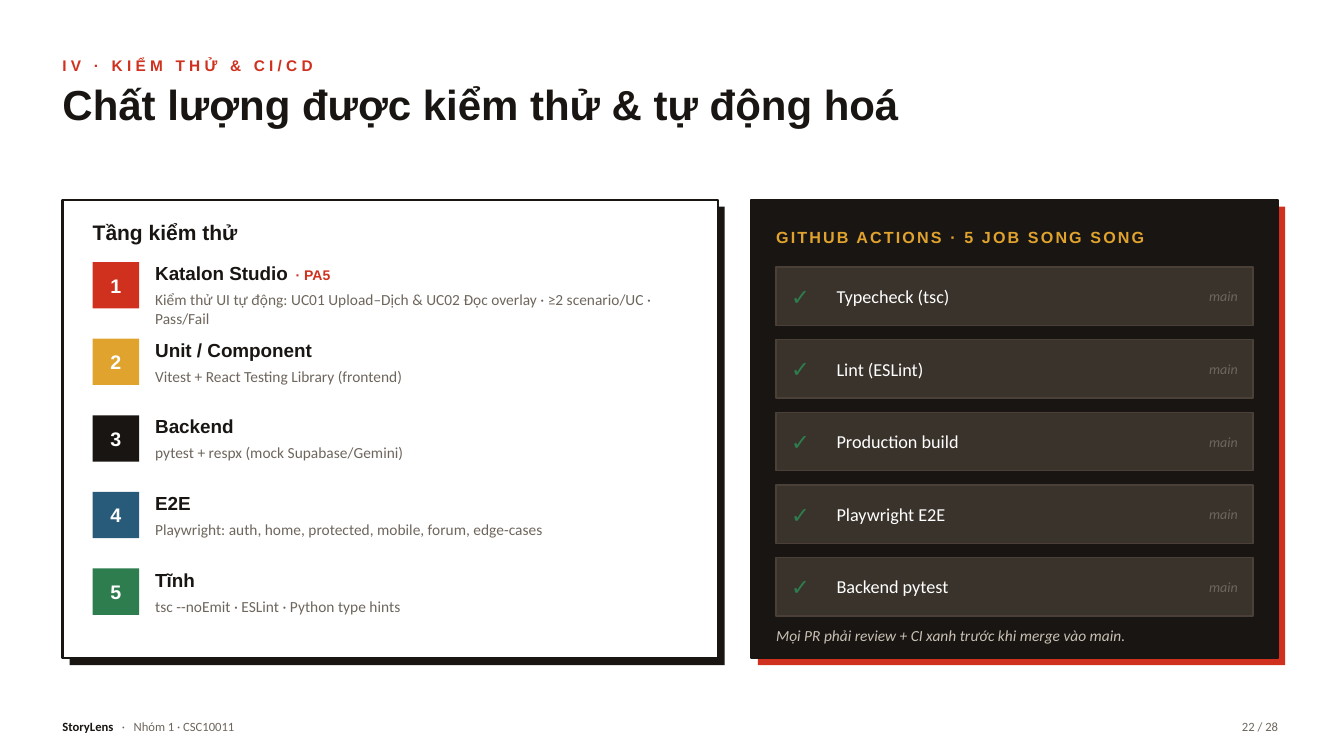
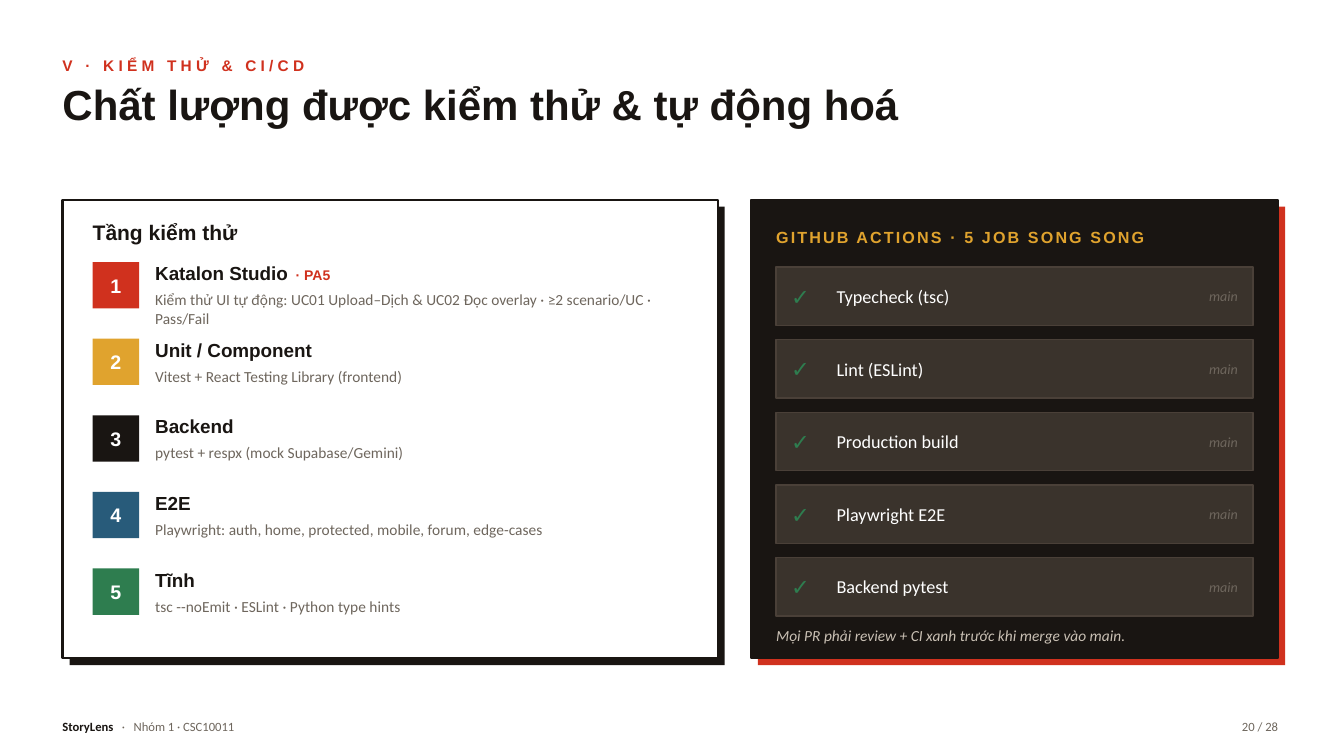
Before and after one commit to trungkiet2005/storylen, a slide deck: slide 20 of docs/presentation/StoryLens_Presentation.pptx (slide 22 before the commit). Drawn at 1344x756 pixels with LibreOffice and Linux fonts; fonts in the diff are those of the drawing. Boxes give left, top, right and bottom in pixels: in the first picture for what was removed or moved away, otherwise in the second. Text is boxed around its words. In the diff, an @@ line names an element or a change of style, - is before the commit and + after.

```diff
--- a/docs/presentation/StoryLens_Presentation.pptx
+++ b/docs/presentation/StoryLens_Presentation.pptx
@@ text at <box>62,59,304,72</box>: text changed @@
-IV · KIỂM THỬ & CI/CD
+V · KIỂM THỬ & CI/CD
@@ text at <box>1242,722,1278,731</box>: text changed @@
-22 / 28
+20 / 28
```
Also in this commit, not shown: 22 other slides changed, 5 other files.
